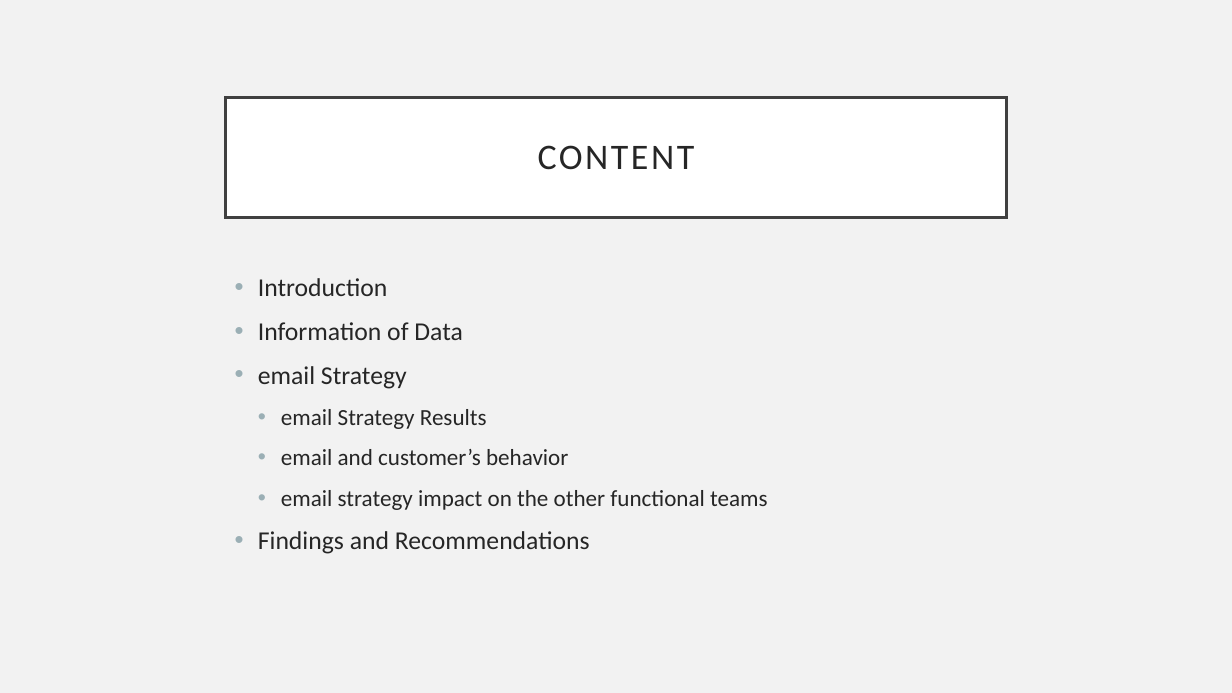
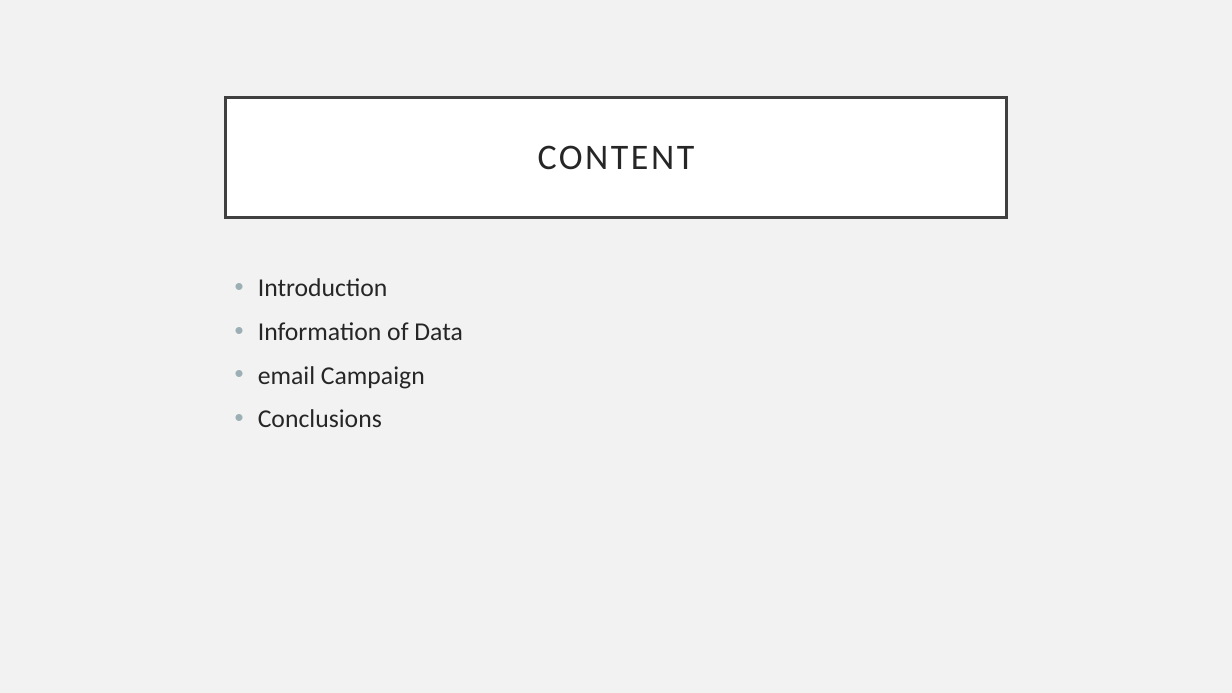
Before and after one commit to mwpnava/Data-Science-Projects, a slide deck: slide 2 of email_campaign/Presentation.pptx. Drawn at 1232x693 pixels with LibreOffice and Linux fonts; fonts in the diff are those of the drawing. Boxes give left, top, right and bottom in pixels: in the first picture for what was removed or moved away, otherwise in the second. Text is boxed around its words. In the diff, an @@ line names an element or a change of style, - is before the commit and + after.

Commit message:
A/B Test Analysis - email Campaign

```diff
--- a/email_campaign/Presentation.pptx
+++ b/email_campaign/Presentation.pptx
@@ text at (x1=258, y1=366, x2=425, y2=427): text changed; size 18 to 20 pt @@
-• email Strategy
-  • email Strategy Results
-  • email and customer’s behavior
-  • email strategy impact on the other functional teams
-• Findings and Recommendations
+• email Campaign
+• Conclusions
```
Also in this commit, not shown: 4 other slides changed.
